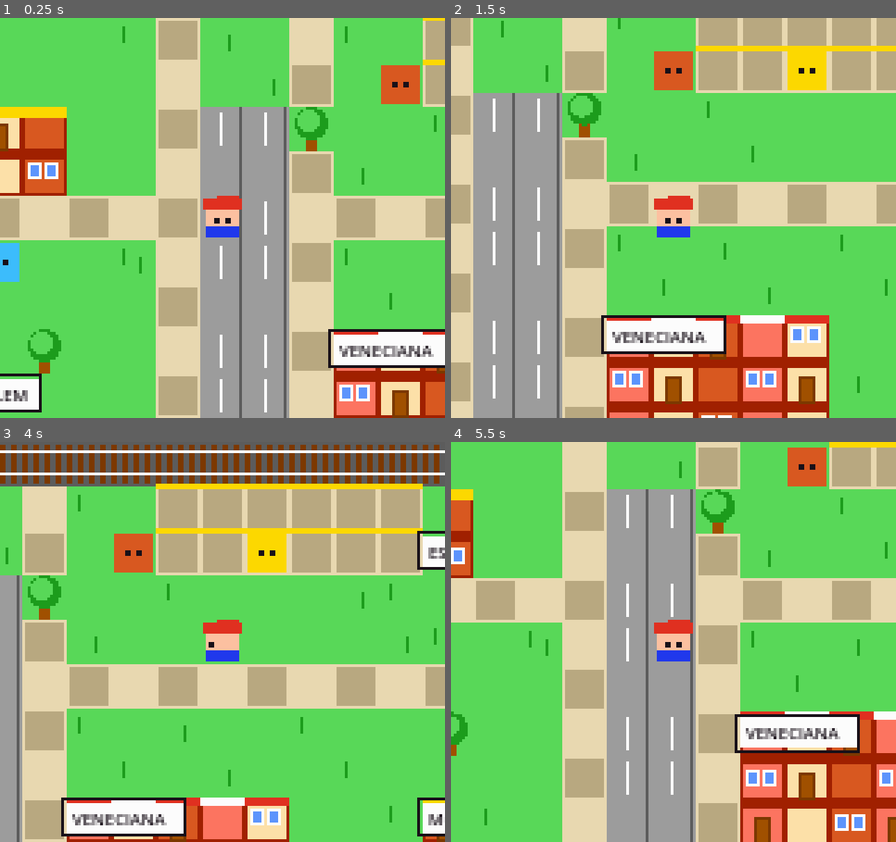
Above: before the commit, frames 1-4 (two rows, left to right).
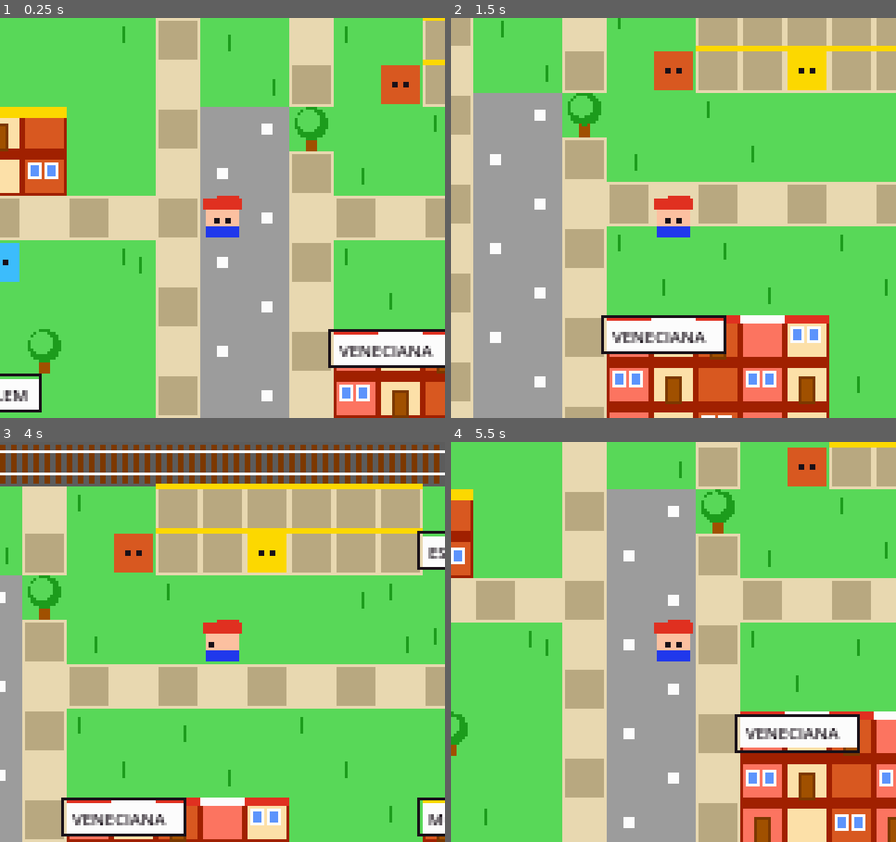
Above: after the commit, the same moments.

Repository: katastudio/TinyMont
Game: Godot game, scene res://scenes/main.tscn
The game is run twice, just before and just after one commit, with the same random seed, the same clock (stepped at 60 frames per second) and the same inputs.
Inputs:
- Up to frame 1 (0.25 s): no input
- Up to frame 2 (1.5 s): tap Enter at 0.5, 1.35 s; hold Right (move_right) 0.53-1.28 s; tap Z (interact) at 0.6 s; tap Space at 0.77 s; hold Down (move_down) from 1.28 s (still down)
- Up to frame 3 (4 s): tap Space at 1.52, 3.02, 3.77 s; release Down (move_down) at 2.03 s; hold Right (move_right) 2.03-2.78 s; tap Z (interact) at 2.1, 3.6 s; hold Up (move_up) 2.78-3.53 s; tap Enter at 2.85 s; hold Left (move_left) from 3.53 s (still down)
- Up to frame 4 (5.5 s): tap Enter at 4.35 s; tap Space at 4.52 s; release Left (move_left) at 5.03 s; hold Down (move_down) from 5.03 s (still down); tap Z (interact) at 5.1 s

The runs differ from the first frame. In frame 1, 1.7% of the frame differs, in the area x 48-65%, y 22-100%; in frame 2, 1.8%; in frame 3, 0.5%; in frame 4, 1.9%, in the area x 38-55%, y 11-100%.

Commit message:
[mvp-0.1.0] Mapa editable a mano: plano de texto (data/map.txt)
El mapa ya no se calcula con codigo (formulas, _diag_avenue, loops).
Ahora se dibuja a mano en data/map.txt: cada caracter es un tile, cada
letra un edificio (con leyenda + carteles en la cabecera del archivo).
monte_grande.gd solo lee ese plano. Para cambiar la ciudad se edita el
.txt, no el codigo.

- data/map.txt: plano 44x48 generado 1:1 del mapa actual (lienzo inicial)
- _load_map(): parsea terreno, edificios (bbox por letra) y carteles
- _draw_road(): detecta tipo de calle por vecinos (sin columnas fijas)
- export_presets: incluye data/*.txt en el build web
- tools/gen_map.py: generador del lienzo inicial (uso unico)

Diff:
--- a/scripts/world/monte_grande.gd
+++ b/scripts/world/monte_grande.gd
@@ -1,172 +1,126 @@
 extends Node2D
-## Monte Grande - Plaza Mitre como corazón del centro.
-## La plaza (rombo) está inscripta en una manzana enmarcada por un ANILLO de 4 calles:
-##   - Av. L.N. Alem (oeste)  - Calle este
-##   - Calle superior (Bv. Bs. As.)  - Calle inferior (Sta. Marina)
-## Las 4 calles se CRUZAN en las 4 esquinas formando intersecciones (cruces).
-## En cada lado cardinal, un edificio histórico: Comisaría (N), Iglesia (S),
-## Municipalidad (O), Escuela N°1 (E). Alem baja desde la estación.
+## Monte Grande - mapa cargado desde un PLANO DE TEXTO editable a mano.
+##
+## El mapa vive en res://data/map.txt y se edita con cualquier editor de texto:
+## cada caracter es un tile. Ver la leyenda al principio de ese archivo.
+## Este script SOLO lee ese plano; no calcula geografía. Para cambiar la ciudad,
+## editá data/map.txt (no este código).
 
 const T := 16
-const MAP_W := 44
-const MAP_H := 48
+const MAP_PATH := "res://data/map.txt"
 
 enum Tile {
 	GRASS, BUILDING, ROAD, TREE, RAIL, PLAZA, WATER,
 	SIDEWALK, MONUMENT, BENCH, PLATFORM, OMBU
 }
 
+# caracter de terreno -> Tile. Las LETRAS de edificio se resuelven por la leyenda.
+const CHAR_TILE := {
+	".": Tile.GRASS, "#": Tile.ROAD, ":": Tile.SIDEWALK, "T": Tile.TREE,
+	"O": Tile.OMBU, "=": Tile.RAIL, "_": Tile.PLATFORM, "P": Tile.PLAZA,
+	"~": Tile.WATER, "M": Tile.MONUMENT, "b": Tile.BENCH, " ": Tile.GRASS,
+}
+
+var MAP_W := 44
+var MAP_H := 48
+
 var tiles := PackedInt32Array()
 var labels: Array = []
 var _redraw_timer := 0.0
 var building_info := {}
 
-# Anillo de la plaza: horizontales (superior/inferior) + verticales (Alem/este)
-var h_road_ys := []
-var v_road_xs := [13, 14]
-
-const PLAZA_CX := 22
-const PLAZA_CY := 33
-const PLAZA_R := 7
-
 
 func _ready():
-	_build_map()
+	_load_map()
 	_spawn_player()
 	_spawn_npcs()
 	_add_dialog_box()
 
 
-# ==================== MAP CONSTRUCTION ====================
-
-func _build_map():
+# ==================== CARGA DEL PLANO DE TEXTO ====================
+
+func _load_map():
+	var f := FileAccess.open(MAP_PATH, FileAccess.READ)
+	if f == null:
+		push_error("No se pudo abrir el plano: " + MAP_PATH)
+		return
+	var raw := f.get_as_text()
+	f.close()
+
+	var legend := {}   # letra -> {name, type}
+	var grid: Array = []
+	for line in raw.split("\n"):
+		if line.begins_with(";"):
+			_parse_legend_line(line, legend)
+		elif line.strip_edges() == "" and grid.is_empty():
+			continue  # líneas en blanco antes del grid
+		else:
+			grid.append(line)
+	# recortar líneas en blanco finales
+	while not grid.is_empty() and grid[grid.size() - 1].strip_edges() == "":
+		grid.pop_back()
+
+	MAP_H = grid.size()
+	MAP_W = 0
+	for row in grid:
+		MAP_W = max(MAP_W, row.length())
+
 	tiles.resize(MAP_W * MAP_H)
 	tiles.fill(Tile.GRASS)
-	_build_border()
-	_lay_streets()
-	_lay_sidewalks()
-	_lay_tracks()
-	_build_station()
-	_fill_blocks()
-	_build_plaza_mitre()
-	_plant_trees()
+
+	# bounding box por letra de edificio
+	var bld_cells := {}  # letra -> {min_x, min_y, max_x, max_y}
+	for y in MAP_H:
+		var row: String = grid[y]
+		for x in MAP_W:
+			var ch := " " if x >= row.length() else row[x]
+			if legend.has(ch):
+				set_tile(x, y, Tile.BUILDING)
+				if not bld_cells.has(ch):
+					bld_cells[ch] = {min_x = x, min_y = y, max_x = x, max_y = y}
+				else:
+					var b = bld_cells[ch]
+					b.min_x = min(b.min_x, x); b.min_y = min(b.min_y, y)
+					b.max_x = max(b.max_x, x); b.max_y = max(b.max_y, y)
+			elif CHAR_TILE.has(ch):
+				set_tile(x, y, CHAR_TILE[ch])
+			# cualquier otro caracter queda como GRASS (default)
+
+	# registrar edificios (anchor + tamaño) para render especial + cartel
+	for ch in bld_cells:
+		var b = bld_cells[ch]
+		var info = legend[ch]
+		var w = b.max_x - b.min_x + 1
+		var h = b.max_y - b.min_y + 1
+		building_info[Vector2i(b.min_x, b.min_y)] = {
+			name = info.name, type = info.type, w = w, h = h
+		}
+		labels.append({pos = Vector2(b.min_x, b.min_y), text = info.name})
+
 	queue_redraw()
 
 
-func _build_border():
-	for x in MAP_W:
-		set_tile(x, 0, Tile.TREE)
-		set_tile(x, MAP_H - 1, Tile.TREE)
-	for y in MAP_H:
-		set_tile(0, y, Tile.TREE)
-		set_tile(MAP_W - 1, y, Tile.TREE)
-
-
-func _lay_streets():
-	# La trama real es DIAGONAL (rotada 45°): la plaza se enmarca con un anillo
-	# diagonal que sigue el rombo y 4 salidas en diagonal. Sin calles ortogonales.
-	for y in MAP_H:
-		for x in MAP_W:
-			var d = abs(x - PLAZA_CX) + abs(y - PLAZA_CY)
-			if d == 8 or d == 9:
-				set_tile(x, y, Tile.ROAD)
-	# 4 salidas diagonales (2 carriles) desde las esquinas del rombo
-	_diag_avenue(17, 28, -1, -1, 10)  # NO -> Alem
-	_diag_avenue(27, 28, 1, -1, 12)   # NE -> Bv. Bs. As.
-	_diag_avenue(17, 38, -1, 1, 12)   # SO -> Sta. Marina
-	_diag_avenue(27, 38, 1, 1, 12)    # SE -> Alem Doble
-	# Alem sube (tramo vertical) hasta la estación — se detallará después
-	for y in range(8, 25):
-		set_tile(13, y, Tile.ROAD)
-		set_tile(14, y, Tile.ROAD)
-	# Carteles
-	labels.append({pos = Vector2(8, 14), text = "ALEM"})
-	labels.append({pos = Vector2(30, 22), text = "BV.BS AS"})
-	labels.append({pos = Vector2(7, 41), text = "STA.MARINA"})
-	labels.append({pos = Vector2(31, 41), text = "ALEM DOBLE"})
-
-
-func _diag_avenue(sx: int, sy: int, dx: int, dy: int, n: int):
-	for k in n:
-		set_tile(sx + dx * k, sy + dy * k, Tile.ROAD)
-		set_tile(sx + dx * k + dy, sy + dy * k + dx, Tile.ROAD)
-
-
-func _lay_sidewalks():
-	for sy in [10, 24, 26, 40, 42]:
-		for x in MAP_W:
-			if get_tile(x, sy) == Tile.GRASS:
-				set_tile(x, sy, Tile.SIDEWALK)
-	for sx in [12, 15, 29, 31]:
-		for y in MAP_H:
-			if get_tile(sx, y) == Tile.GRASS:
-				set_tile(sx, y, Tile.SIDEWALK)
-
-
-func _lay_tracks():
-	for x in MAP_W:
-		set_tile(x, 4, Tile.RAIL)
-		set_tile(x, 5, Tile.RAIL)
-
-
-func _build_station():
-	for x in range(18, 24):
-		set_tile(x, 6, Tile.PLATFORM)
-		set_tile(x, 7, Tile.PLATFORM)
-	labels.append({pos = Vector2(24, 7), text = "ESTACION MG"})
-	_bld_special(18, 1, 6, 3, "ESTACION", "station")
-
-
-func _fill_blocks():
-	# Comercios cerca de la estación (no compiten con la plaza)
-	_bld_special(6, 8, 4, 2, "TEATRO", "teatro")
-	_bld_special(16, 13, 5, 3, "VENECIANA", "restaurant")
-	_bld_special(24, 13, 5, 3, "MOSTAZA", "fastfood")
-	_bld_special(2, 13, 6, 3, "KATA", "studio")
-	_bld_special(36, 13, 5, 3, "CLUB ATL.", "club")
-
-	# === 4 edificios históricos en los lados del rombo ===
-	_bld_special(18, 20, 8, 3, "COMISARIA", "police")   # N
-	_bld_special(18, 43, 8, 3, "IGLESIA", "church")     # S
-	_bld_special(5, 30, 6, 6, "MUNICIPIO", "govt")      # O
-	_bld_special(33, 30, 6, 6, "ESC.N1", "school")      # E
-
-
-func _build_plaza_mitre():
-	var cx := PLAZA_CX
-	var cy := PLAZA_CY
-	# Rombo (cuadrada en diagonal a las calles)
-	for dy in range(-PLAZA_R, PLAZA_R + 1):
-		var w = PLAZA_R - abs(dy)
-		for dx in range(-w, w + 1):
-			set_tile(cx + dx, cy + dy, Tile.PLAZA)
-	# Cruz de mosaico
-	for i in range(-PLAZA_R + 1, PLAZA_R):
-		set_tile(cx + i, cy, Tile.SIDEWALK)
-		set_tile(cx, cy + i, Tile.SIDEWALK)
-	# Fuente octogonal central
-	for dx in range(-1, 2):
-		for dy in range(-1, 2):
-			set_tile(cx + dx, cy + dy, Tile.WATER)
-	# Monumentos en las 4 diagonales
-	for d in [Vector2i(-3, -3), Vector2i(3, -3), Vector2i(3, 3), Vector2i(-3, 3)]:
-		set_tile(cx + d.x, cy + d.y, Tile.MONUMENT)
-	# Ginkgo histórico (en los vértices N y S, hacia las calles)
-	set_tile(cx - 4, cy, Tile.OMBU)
-	set_tile(cx + 4, cy, Tile.OMBU)
-	labels.append({pos = Vector2(cx - 3, cy - PLAZA_R - 1), text = "PLAZA MITRE"})
-
-
-func _plant_trees():
-	var positions = [
-		Vector2i(19, 29), Vector2i(25, 29), Vector2i(19, 37), Vector2i(25, 37),
-		Vector2i(9, 13), Vector2i(15, 8), Vector2i(29, 8), Vector2i(40, 9),
-		Vector2i(9, 22), Vector2i(35, 22), Vector2i(9, 36), Vector2i(35, 36),
-		Vector2i(22, 27), Vector2i(22, 39),
-	]
-	for pos in positions:
-		if get_tile(pos.x, pos.y) in [Tile.GRASS, Tile.SIDEWALK]:
-			set_tile(pos.x, pos.y, Tile.TREE)
+func _parse_legend_line(line: String, legend: Dictionary):
+	# Leyenda de edificio:  ";   S = ESTACION = station"
+	var body := line.substr(1).strip_edges()
+	if "=" in body and not body.begins_with("@"):
+		var parts := body.split("=")
+		if parts.size() >= 3:
+			var letter := parts[0].strip_edges()
+			if letter.length() == 1:
+				legend[letter] = {
+					name = parts[1].strip_edges(),
+					type = parts[2].strip_edges(),
+				}
+				return
+	# Carteles de calle:  "@ ALEM@8,14   @ BV.BS AS@30,22 ..."
+	var re := RegEx.new()
+	re.compile("@\\s*([^@]+?)@(\\d+),(\\d+)")
+	for m in re.search_all(line):
+		var txt := m.get_string(1).strip_edges()
+		var lx := int(m.get_string(2))
+		var ly := int(m.get_string(3))
+		labels.append({pos = Vector2(lx, ly), text = txt})
 
 
 # ==================== HELPERS ====================
@@ -279,13 +233,22 @@
 
 func _draw_road(x: int, y: int, r: Rect2):
 	draw_rect(r, Pal.ROAD)
-	if x in v_road_xs:
-		# Alem (tramo vertical): línea de centro punteada
+	var up := get_tile(x, y - 1) == Tile.ROAD
+	var dn := get_tile(x, y + 1) == Tile.ROAD
+	var lf := get_tile(x - 1, y) == Tile.ROAD
+	var rt := get_tile(x + 1, y) == Tile.ROAD
+	if (up or dn) and not lf and not rt:
+		# Corredor vertical (ej. Alem): línea de centro punteada
 		draw_line(Vector2(x*T+T-1, y*T), Vector2(x*T+T-1, y*T+T), Pal.ROAD_DK, 1.0)
 		if y % 3 != 0:
 			draw_line(Vector2(x*T+8, y*T+2), Vector2(x*T+8, y*T+T-2), Pal.ROAD_LINE, 1.0)
+	elif (lf or rt) and not up and not dn:
+		# Corredor horizontal: línea de centro punteada
+		draw_line(Vector2(x*T, y*T+T-1), Vector2(x*T+T, y*T+T-1), Pal.ROAD_DK, 1.0)
+		if x % 3 != 0:
+			draw_line(Vector2(x*T+2, y*T+8), Vector2(x*T+T-2, y*T+8), Pal.ROAD_LINE, 1.0)
 	else:
-		# Calles diagonales: empedrado punteado
+		# Diagonales / cruces: empedrado punteado
 		if (x + y) % 2 == 0:
 			draw_rect(Rect2(x*T+6, y*T+6, 4, 4), Pal.ROAD_LINE)
 
Not shown, added: data/map.txt
Not shown, changed: export_presets.cfg
Not shown, added: tools/gen_map.py
